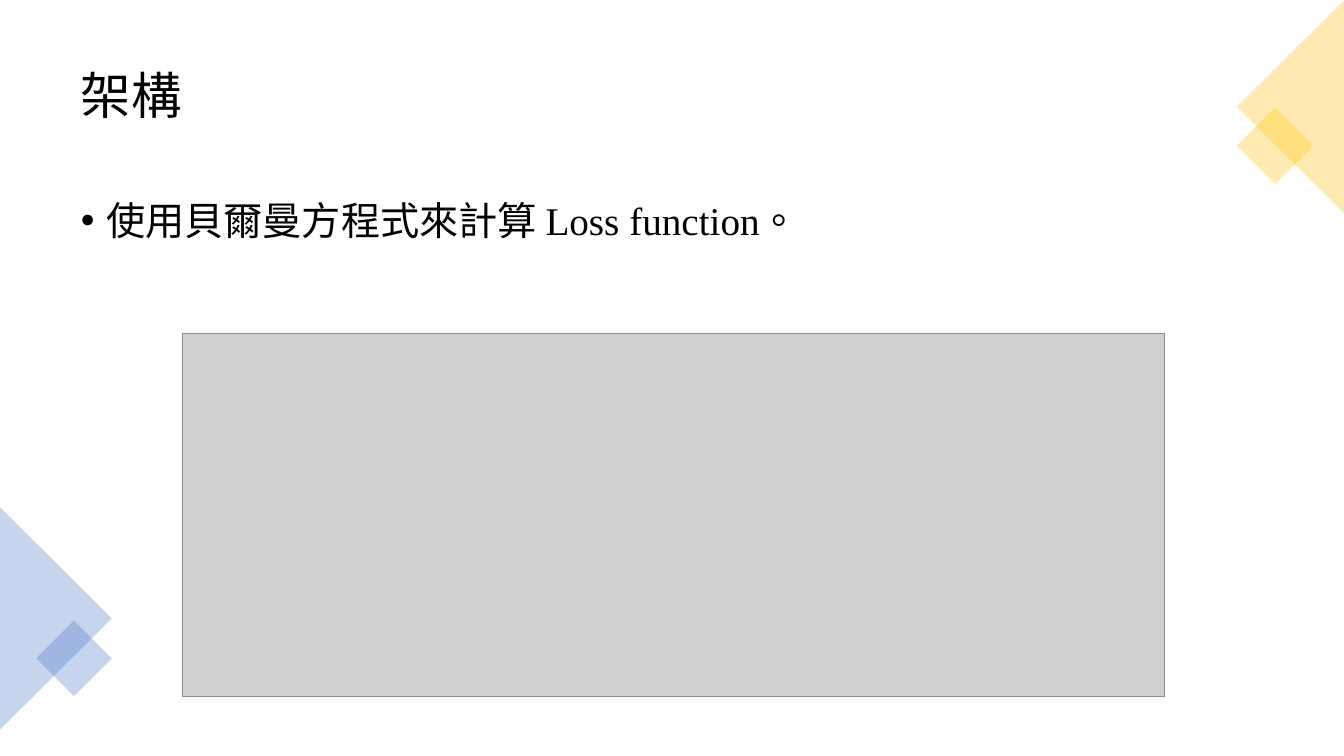
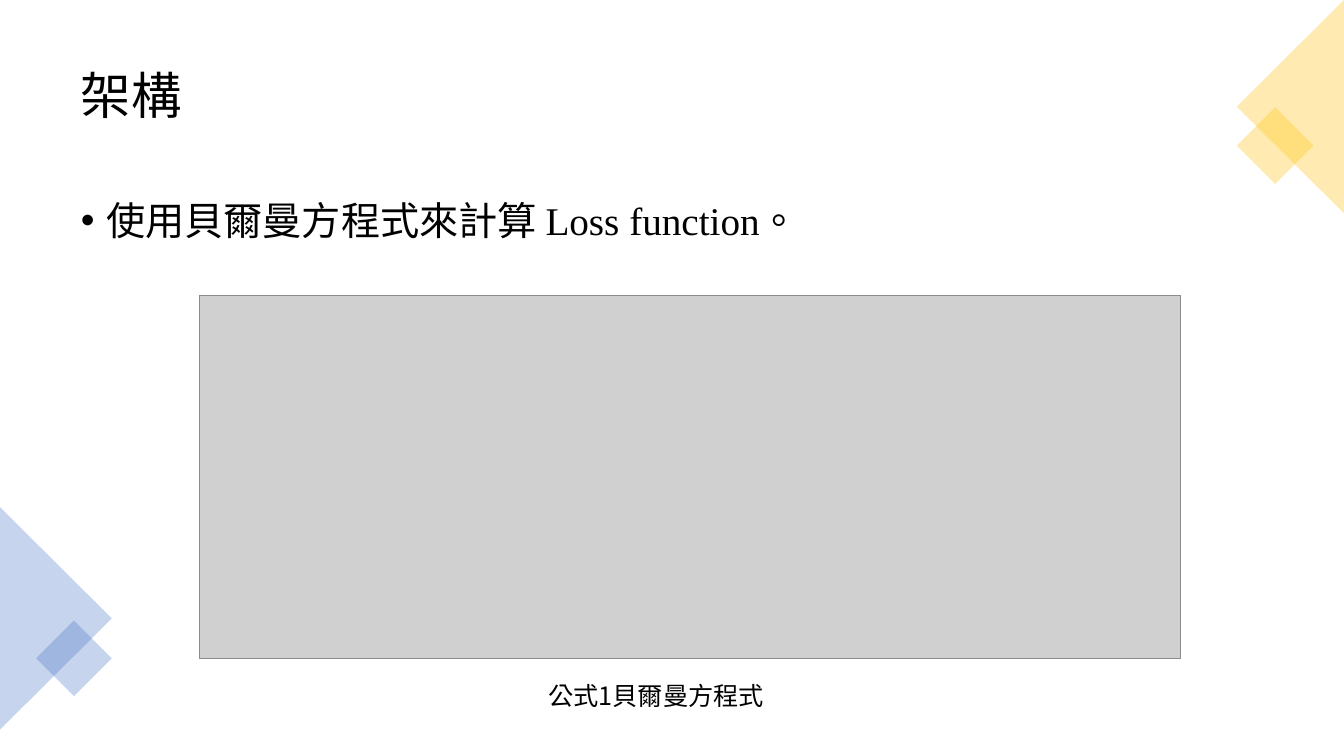
Before and after one commit to CBA107048/HW.2, a slide deck: slide 4 of 使用Python製作貪吃蛇遊戲.pptx. Drawn at 1344x756 pixels with LibreOffice and Linux fonts; fonts in the diff are those of the drawing; grey boxes stand for pictures. Boxes give left, top, right and bottom in pixels: in the first picture for what was removed or moved away, otherwise in the second. Text is boxed around its words. In the diff, an @@ line names an element or a change of style, - is before the commit and + after.

```diff
--- a/使用Python製作貪吃蛇遊戲.pptx
+++ b/使用Python製作貪吃蛇遊戲.pptx
@@ picture: place and size @@
-picture at <box>182,334,1165,697</box>
+picture at <box>199,295,1181,658</box>
@@ text added at <box>548,684,764,707</box>, 18 pt, text #000000 @@
+公式1貝爾曼方程式
```
Also in this commit, not shown: 2 other slides changed, 2 slides added.
